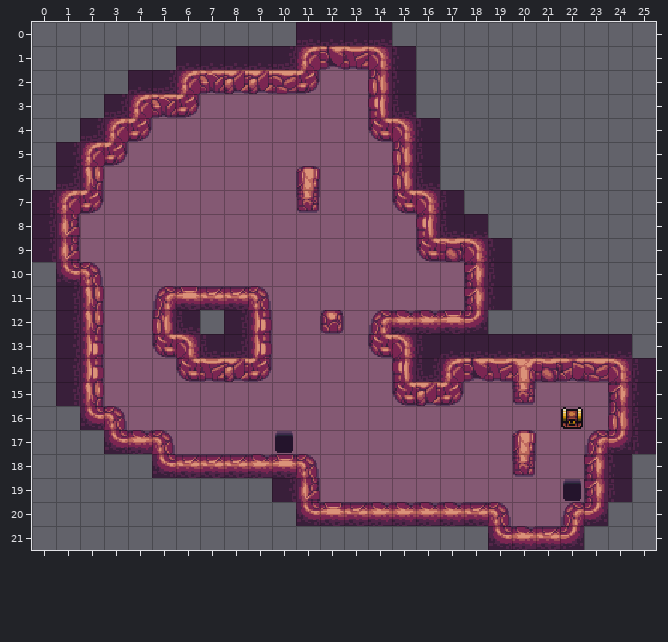
An edit to a level. Tiled map, assets/maps/chapters/sergejdemo/Level_Demo24.tmx. That is the earlier state.
Cells are 16x16 px. Shown: x 0..25, y 0..21.
After:
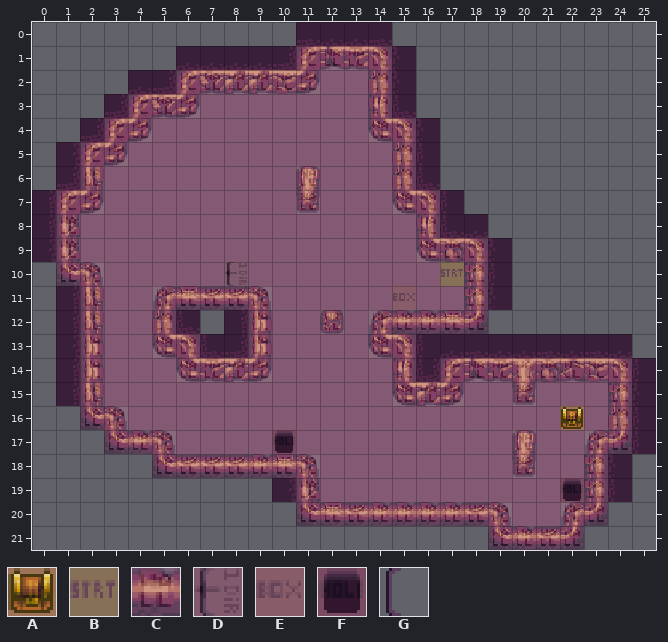
Key: from "GameplayTileset": A 0, B 1, C 2, D 3 turned 90, E 10, F 17; from "sprites": G 87 turned 90.
_ is an empty cell, . an unchanged one.
Tiles of an added or newly shown layer are drawn over the layers below it.
See-through tiles are keyed as they look on the map.
Change:
--- layer "Art_Gameplay"
@@ x 8..8 @@
-10 _
+10 G
--- layer "Gameplay" (now shown)
@@ x 1..24 @@
- 1 ..........____..........
- 2 .....______.._..........
- 3 ...___......._..........
- 4 ..__.........__.........
- 5 .__..........._.........
- 6 ._........_..._.........
- 7 __........_...__........
- 8 _.............._........
- 9 _..............___......
-10 __....._........__......
-11 ._.._____....._.._......
-12 ._.._..._.._._____......
-13 ._..__.._....__.........
-14 ._...____....._.________
-15 ._............___.._..._
-16 .__.................._._
-17 ..___...._........._..__
-18 ...._______........_.._.
-19 .........._..........__.
-20 .........._________..__.
-21 ..................____..
+ 1 ..........CCCC..........
+ 2 .....CCCCCC..C..........
+ 3 ...CCC.......C..........
+ 4 ..CC.........CC.........
+ 5 .CC...........C.........
+ 6 .C........C...C.........
+ 7 CC........C...CC........
+ 8 C..............C........
+ 9 C..............CCC......
+10 CC.....D........BC......
+11 .C..CCCCC.....E..C......
+12 .C..C...C..C.CCCCC......
+13 .C..CC..C....CC.........
+14 .C...CCCC.....C.CCCCCCCC
+15 .C............CCC..C...C
+16 .CC..................A.C
+17 ..CCC....F.........C..CC
+18 ....CCCCCCC........C..C.
+19 ..........C..........FC.
+20 ..........CCCCCCCCC..CC.
+21 ..................CCCC..
Changed places in both pictures, as pixel boxes (x1, y1, x2, y2):
added: (56, 46, 632, 550)
